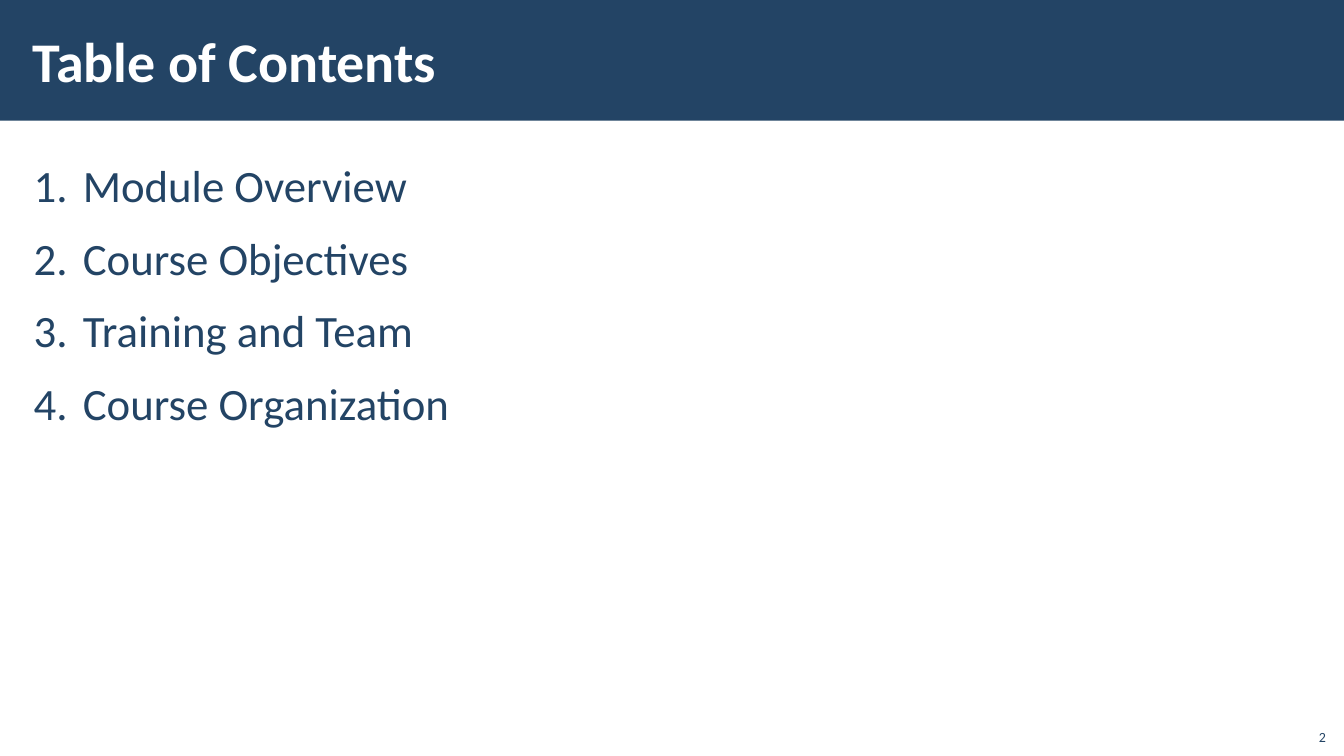
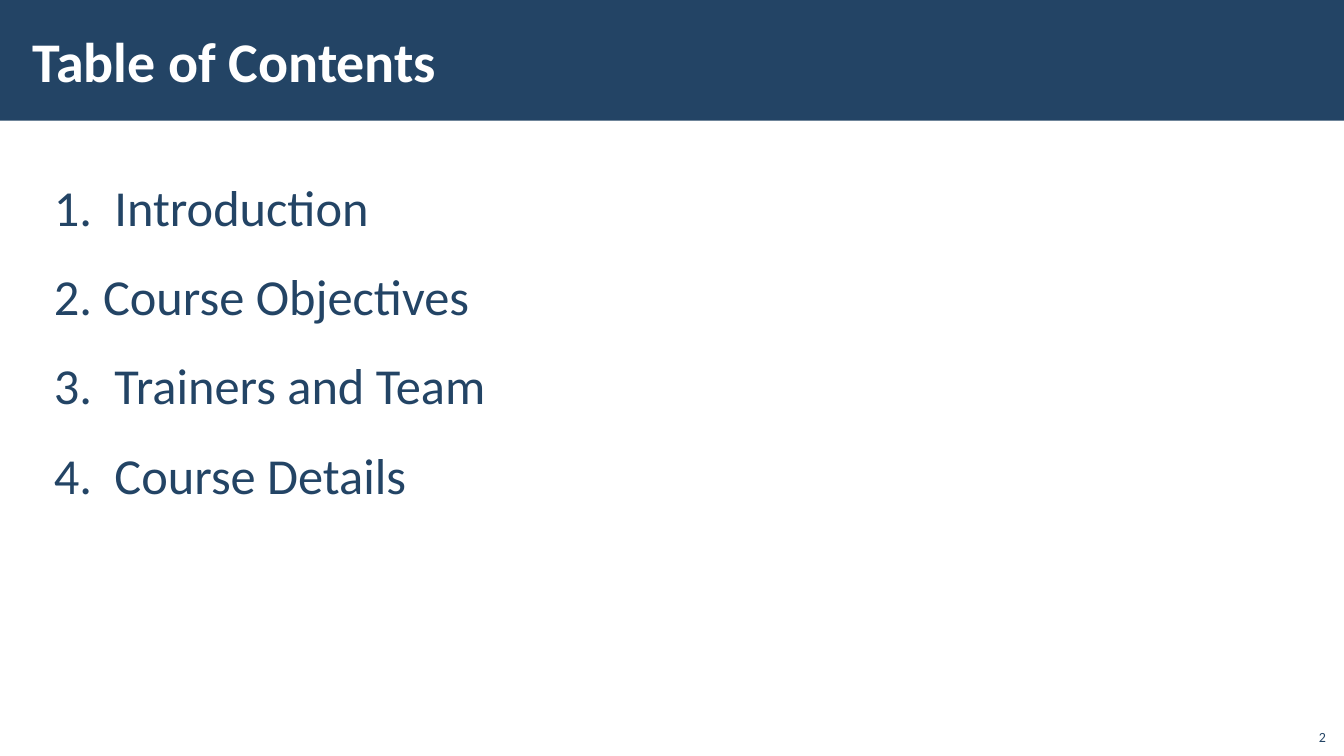
Before and after one commit to ErayErol/Software-University-Courses, a slide deck: slide 2 of 2021.09 - [ JS Back End ]/00 - [ Course Introduction ]/Presentation.pptx. Drawn at 1344x756 pixels with LibreOffice and Linux fonts; fonts in the diff are those of the drawing; background and template pictures are left out. Boxes give left, top, right and bottom in pixels: in the first picture for what was removed or moved away, otherwise in the second. Text is boxed around its words. In the diff, an @@ line names an element or a change of style, - is before the commit and + after.

```diff
--- a/2021.09 - [ JS Back End ]/00 - [ Course Introduction ]/Presentation.pptx
+++ b/2021.09 - [ JS Back End ]/00 - [ Course Introduction ]/Presentation.pptx
@@ text "Introduction": place and size @@
-text "Introduction" at (83,171,449,428)
+text "Introduction" at (103,191,485,495)
@@ text at (114,191,368,227): text changed; size 32 to 36 pt @@
-1. Module Overview
+1. Introduction
@@ text at (103,280,469,324): size 32 to 36 pt in "Course Objectives"; line spacing 40pt to 1.2 @@
@@ text at (114,369,485,495): text changed; size 32 to 36 pt @@
-3. Training and Team
-4. Course Organization
+3. Trainers and Team
+4. Course Details
```
Also in this commit, not shown: 9 other slides changed, 7 slides added, 10 slides removed, 15 other files.
